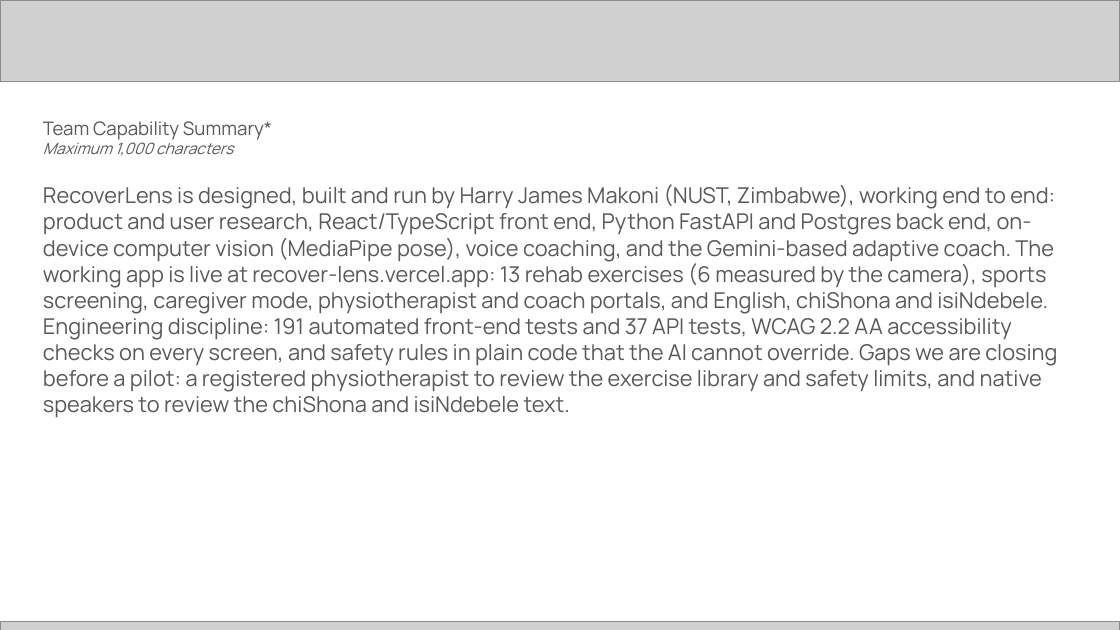
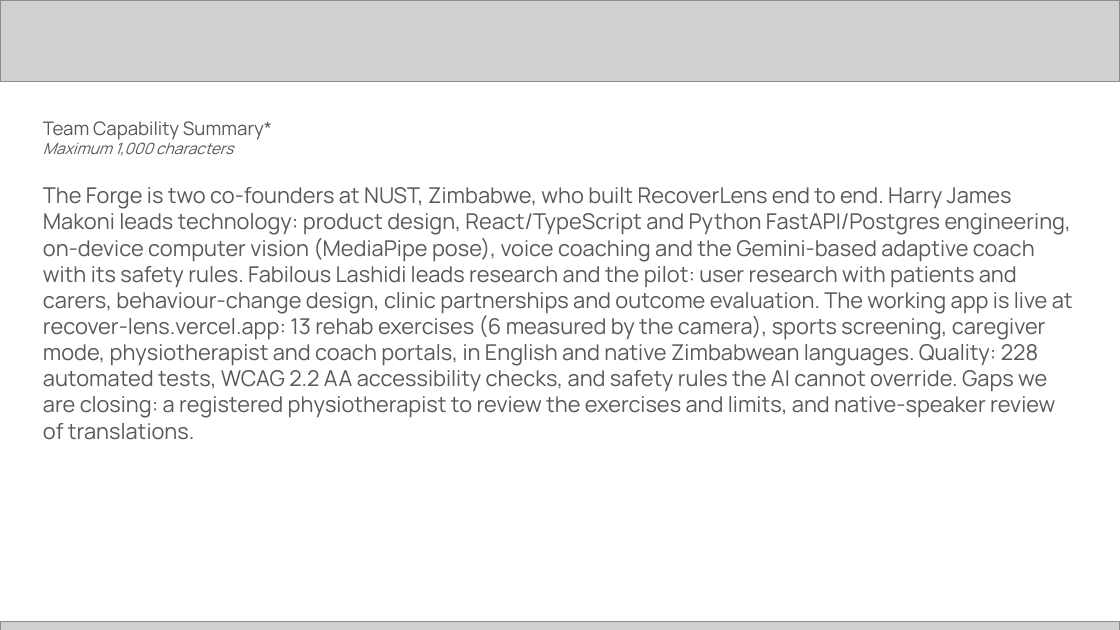
Before and after one commit to harrymakoni-netizen/Recover-Lens-, a slide deck: slide 3 of docs/hack2skill/RecoverLens-Future-Health-submission.pptx. Drawn at 1120x630 pixels with LibreOffice and Linux fonts; fonts in the diff are those of the drawing; grey boxes stand for pictures. Boxes give left, top, right and bottom in pixels: in the first picture for what was removed or moved away, otherwise in the second. Text is boxed around its words. In the diff, an @@ line names an element or a change of style, - is before the commit and + after.

```diff
--- a/docs/hack2skill/RecoverLens-Future-Health-submission.pptx
+++ b/docs/hack2skill/RecoverLens-Future-Health-submission.pptx
@@ text at <box>43,187,1073,440</box>: text changed @@
-RecoverLens is designed, built and run by Harry James Makoni (NUST, Zimbabwe), working end to end: product and user research, React/TypeScript front end, Python FastAPI and Postgres back end, on-device computer vision (MediaPipe pose), voice coaching, and the Gemini-based adaptive coach. The working app is live at recover-lens.vercel.app: 13 rehab exercises (6 measured by the camera), sports screening, caregiver mode, physiotherapist and coach portals, and English, chiShona and isiNdebele. Engineering discipline: 191 automated front-end tests and 37 API tests, WCAG 2.2 AA accessibility checks on every screen, and safety rules in plain code that the AI cannot override. Gaps we are closing before a pilot: a registered physiotherapist to review the exercise library and safety limits, and native speakers to review the chiShona and isiNdebele text.
+The Forge is two co-founders at NUST, Zimbabwe, who built RecoverLens end to end. Harry James Makoni leads technology: product design, React/TypeScript and Python FastAPI/Postgres engineering, on-device computer vision (MediaPipe pose), voice coaching and the Gemini-based adaptive coach with its safety rules. Fabilous Lashidi leads research and the pilot: user research with patients and carers, behaviour-change design, clinic partnerships and outcome evaluation. The working app is live at recover-lens.vercel.app: 13 rehab exercises (6 measured by the camera), sports screening, caregiver mode, physiotherapist and coach portals, in English and native Zimbabwean languages. Quality: 228 automated tests, WCAG 2.2 AA accessibility checks, and safety rules the AI cannot override. Gaps we are closing: a registered physiotherapist to review the exercises and limits, and native-speaker review of translations.
```
Also in this commit, not shown: 10 other slides changed, 2 other files.
